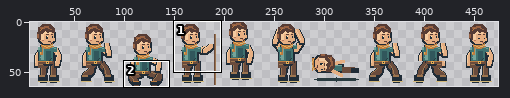
Edited in one commit: pixel-art file (art/source/hero-body.aseprite). The first picture is a wide view before the edit; the outline marks the close-up.
Close-up. As it was:
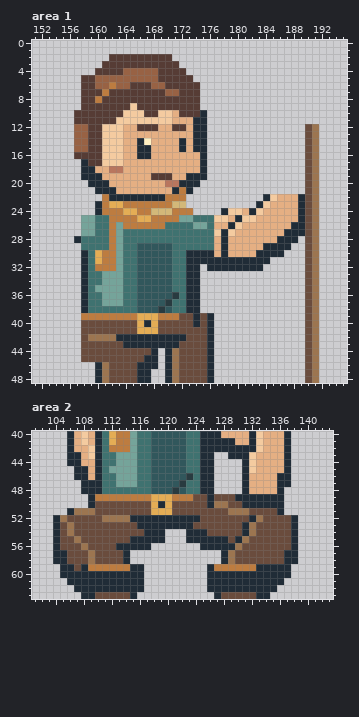
480x64 pixels, 1 frame. Shown: area 1: x 151..195, y 0..48; area 2: x 101..143, y 40..63. The wide view leaves out empty margins.
Now the later version:
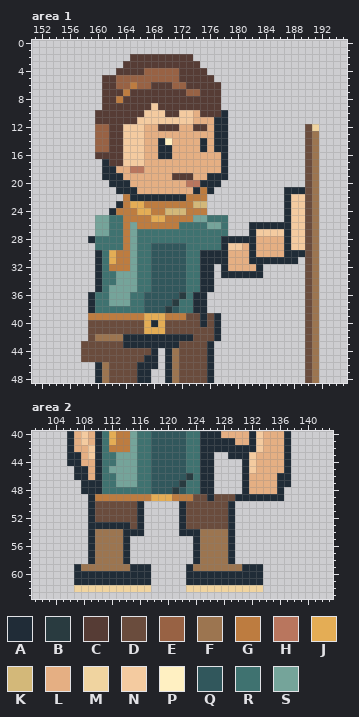
Palette (. is transparent): A #202c37  B #293b40  C #563c35  D #6a4c3d  E #986244  F #9c7550  G #bd7c40  H #b9765e  J #e4ad55  K #d3b879  L #e5af83  M #f0d4a0  N #f4cba0  P #fff0c2  Q #31575c  R #3f7270  S #75a49a
What changed:
Changed rows in their new state; - is an unchanged pixel.
Area 1:
first column x 157:
 2 -----...------CCC------------------
 3 ----...--------CCC-----------------
 4 ---...-CCC--EEE-CCC----------------
 5 -...CC------EEE--CCC---------------
 6 -...CC--GEECC-EE--CCC--------------
 7 -...C--G-----CC-EECCC--------------
 8 -...--G-----------CCC--------------
 9 -...----C--N------CCC--------------
10 ...----CCCNN-CCNNLCCCA-------------
11 ...---CCC-----NNNLLLAA-------------
12 ...EECCNNNLLCC-L-CCLAA------------M
13 ...EECCNNN-------LLLAA-------------
14 ...EECCNNNL-AP-L-L-LAA-------------
15 ...EECCNNNL-AA-L-L-LAA-------------
16 ...-CCCNNNL-AA----LLLA-------------
17 -...ACCNNN--------LLLA-------------
18 -...AAL-HH--------LLLA-------------
19 -...AAA----LLLCCCLLAAA-------------
20 --...AAA-----LLLHHAAA--------------
21 ---...AAA-----LLLAGA----------AAA--
22 ----...G-----AAAGGG--------...ANN--
23 ---...A-JJ----GGGKK-------....ANN--
24 ---..A-GGJJGG-KK-GG--.........ANN--
25 -..SSRR--GGJJ--GGSS-RR........ANN--
26 -..SSRR-S----GG--RRSSR...AAAAAANN--
27 -..SSRRGS-----------RR...ANNNN-NN--
28 ..A--RRGS-----------R-AAAA---L-NN--
29 -..--RRGSRR---QQ----R-NN-A-LLL-NN--
30 -..ARJGGSRR---QQRR--A----ALLLLAAA--
31 -..ARJGGSRR---QQRR----LLL---AAAA---
32 -..AR-GGSRR---QQRRA-.-LLLL---------
33 -..ARR-SSRR---QQRRAA-AAAAAA--------
34 -..ARR-SSRR---QQRRAA---------------
35 -..AR--SSRR---QQRRAA---------------
36 -.A-R--S-R----QBR-A----------------
37 -.A-R--S-R---QB-R-A----------------
38 -.A------R--QBQ-R-A----------------
39 -.-------G--J--G-DADA--------------
40 -.-------DJAJ----DADA--------------
41 -.-------D--J------DA--------------
42 -.D---F---------A--DA--------------
Area 2:
first column x 104:
50 ------------A.....A---DDDA.......--
51 --...A------A.....A------A.......--
52 .....A-DDDDD-.....-DD----A.........
53 .....AAAAAA--.....-D-----A.........
54 .....AFFFFAAA...--A--FFFFA.........
55 .....AFFFFA.....---.-FFFFA.........
56 .....AFFFF-...------AFFFF-.........
57 .....AFFFF----------AFFFFA.........
58 .....AFFFF----------AFFFFA.........
59 -..AFFFFFFF--A-----AFFFFFFFAA-....-
60 -..----------A-----AAA--------....-
61 --.----------A-----AAA--------...--
62 ---MMMMMMMMMMM-----MMMMMMMMMMM..---
63 ----........-----------........----
